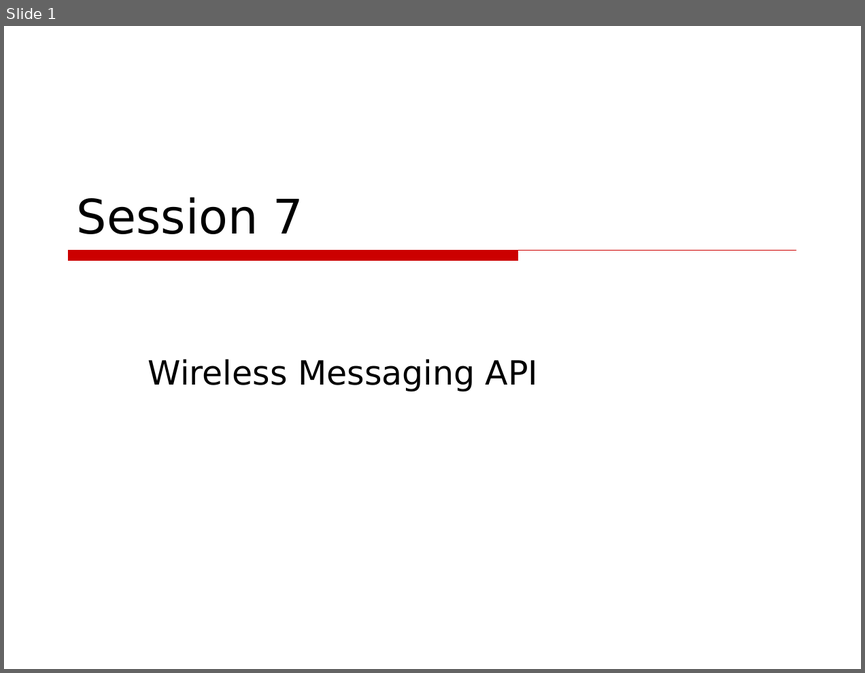
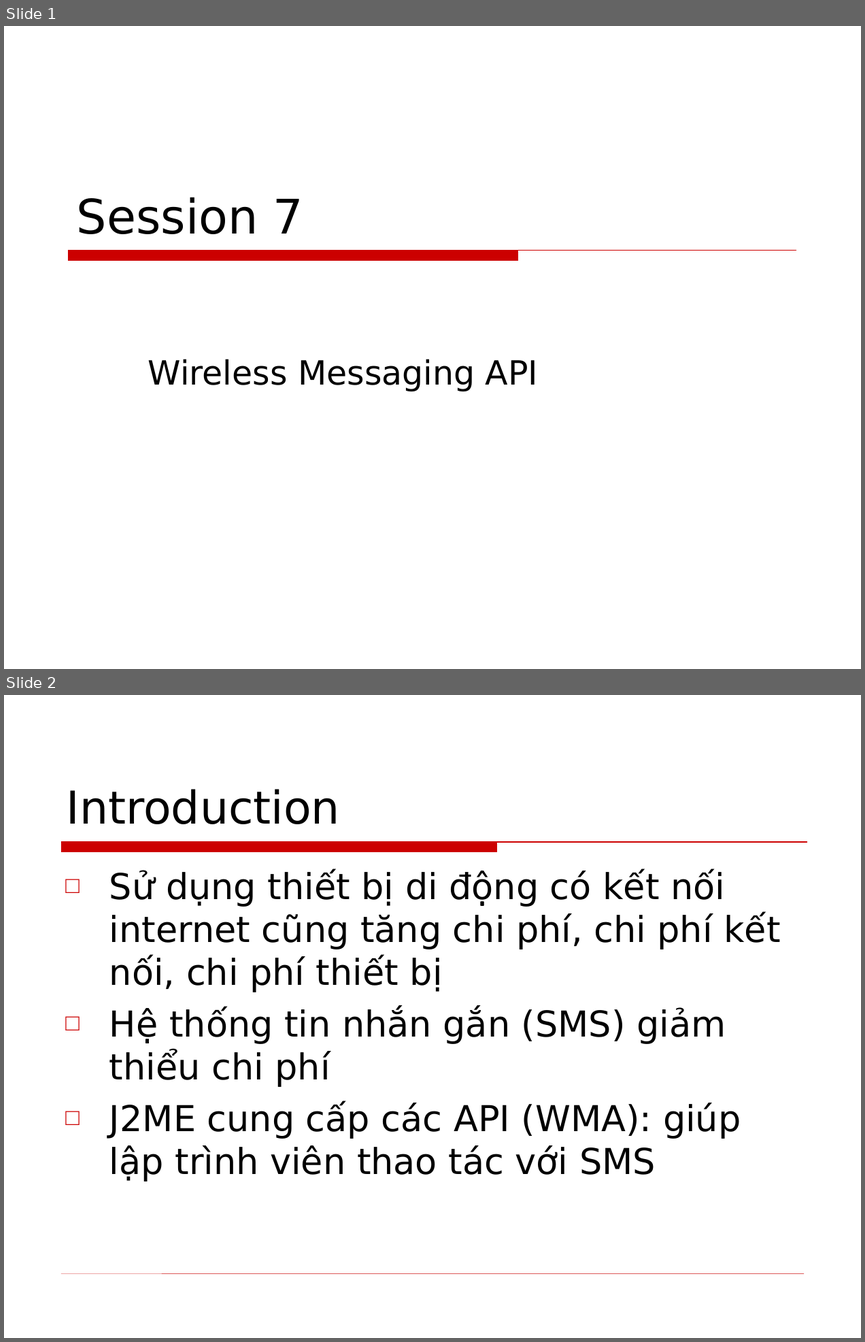
Before and after one commit to phamtuanchip/labs, a slide deck: M1304M-C1304M/j2me/slides/Session11.ppt. Shown one above the other, each under a label of ours: slide 1 before the commit, slides 1 and 2 after it. The pictures are 865x673 and 865x1342 pixels, drawn with LibreOffice and Linux fonts; fonts in the diff are those of the drawing; background and template pictures are left out. Boxes give left, top, right and bottom in pixels: in the first picture for what was removed or moved away, otherwise in the second. Text is boxed around its words. In the diff, an @@ line names an element or a change of style, - is before the commit and + after.

```diff
--- a/M1304M-C1304M/j2me/slides/Session11.ppt
+++ b/M1304M-C1304M/j2me/slides/Session11.ppt
@@ slide 2 added at (4,695,861,1338), background picture (left out) @@
@@ title added at (67,789,341,824), 38 pt, text #000000 @@
+Introduction
@@ freeform shape added at (61,841,807,852), fill #CC0000, outline #CC0000 0.74 pt @@
@@ text added at (109,870,780,1181), 30 pt, text #000000 @@
+□ Sử dụng thiết bị di động có kết nối internet cũng tăng chi phí, chi phí kết nối, chi phí thiết bị
+□ Hệ thống tin nhắn gắn (SMS) giảm thiểu chi phí
+□ J2ME cung cấp các API (WMA): giúp lập trình viên thao tác với SMS
@@ line added from (61, 1273) to (804, 1273), #CC0000 0.26 pt @@
```
Also in this commit, not shown: 7 slides changed, 3 other slides added, 4 slides removed, 7 other files.
